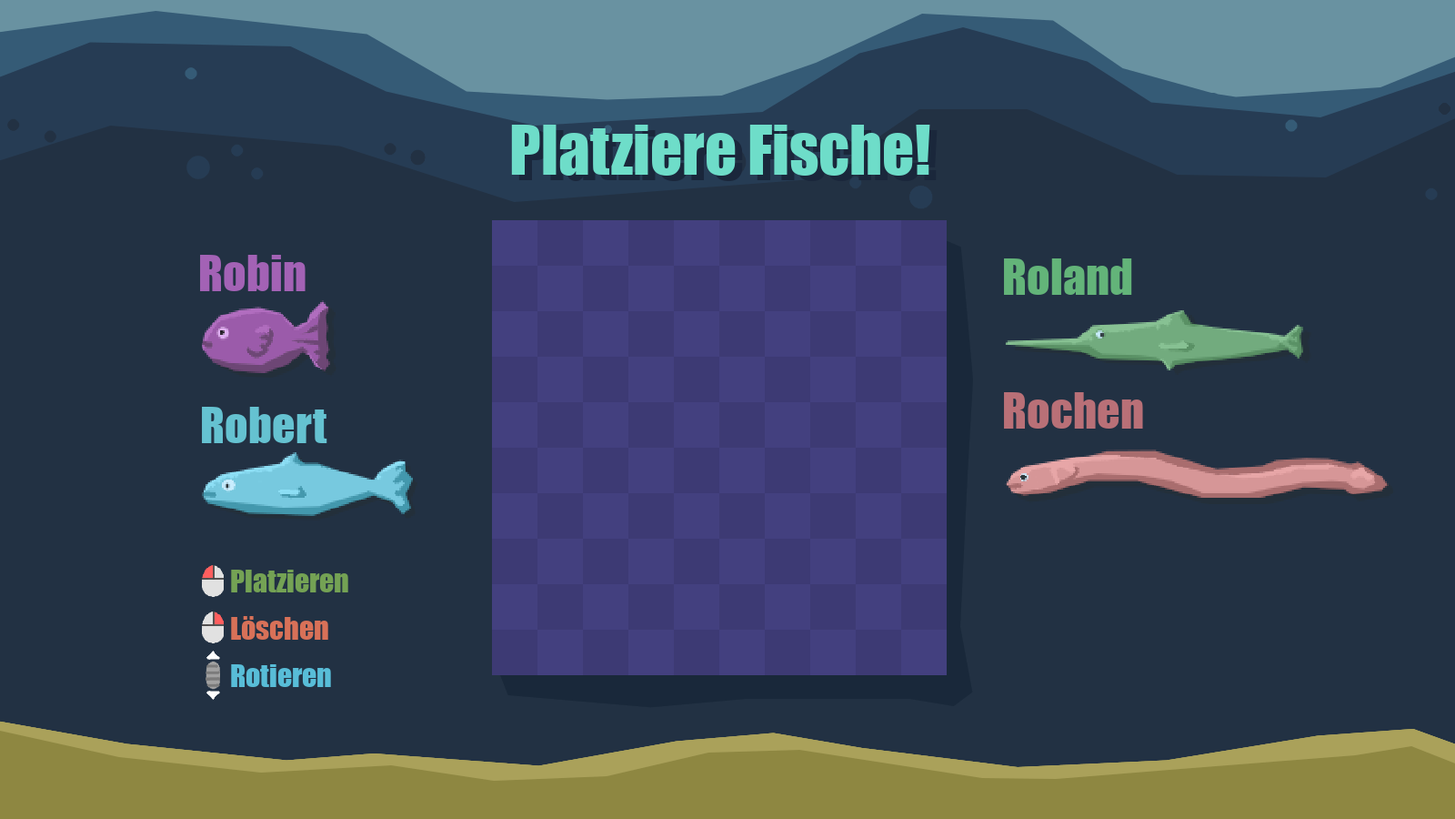
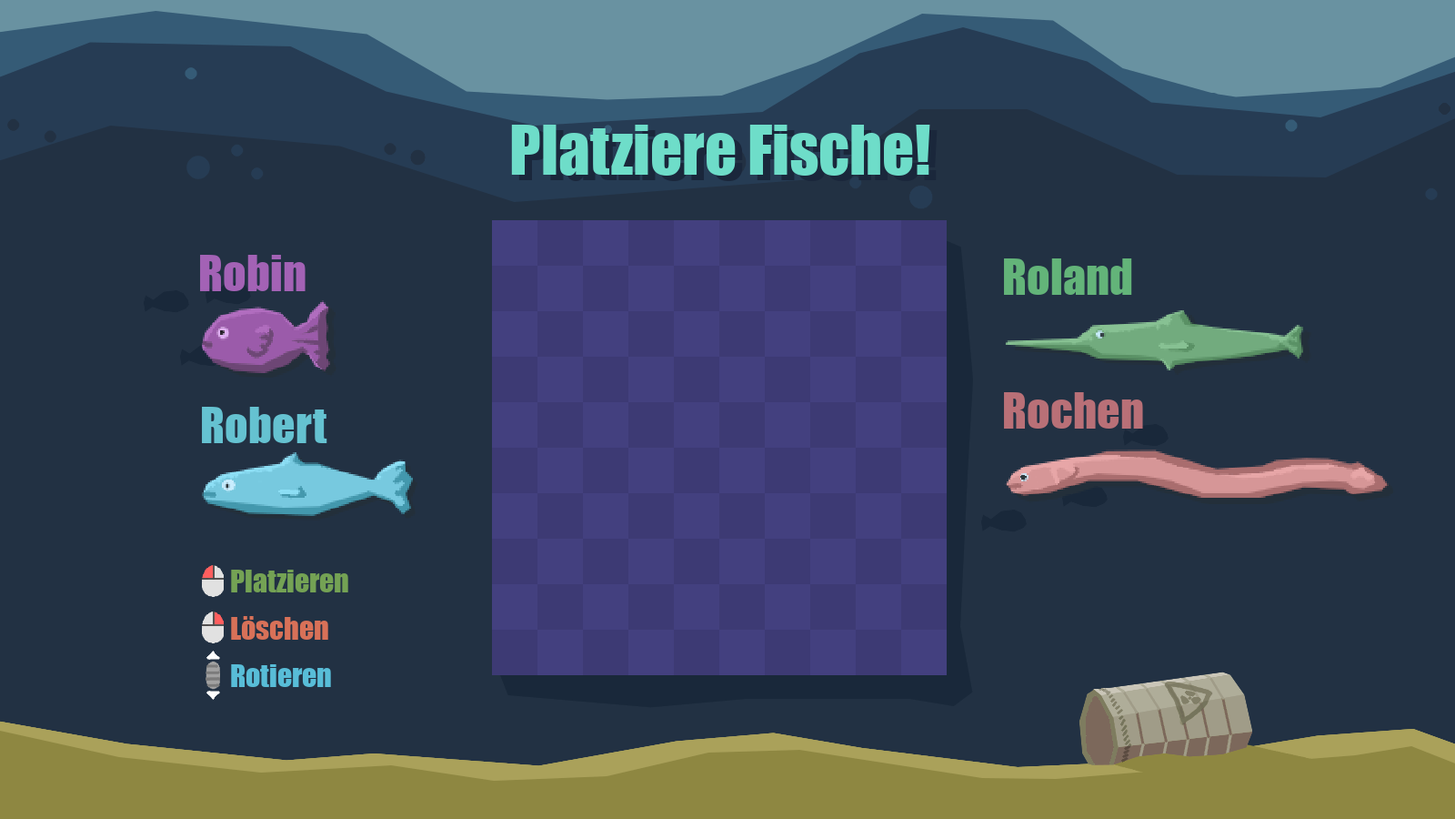
Layered file, before and after one edit (1455 x 819). Changes by layer:
added layer "Ebene #7" above "Eingefügte Ebene" over [1078, 671, 1253, 765]
painted on "Ebene #2" over [143, 281, 1169, 532]
painted on "Ebene #5" over [1092, 734, 1312, 773]
